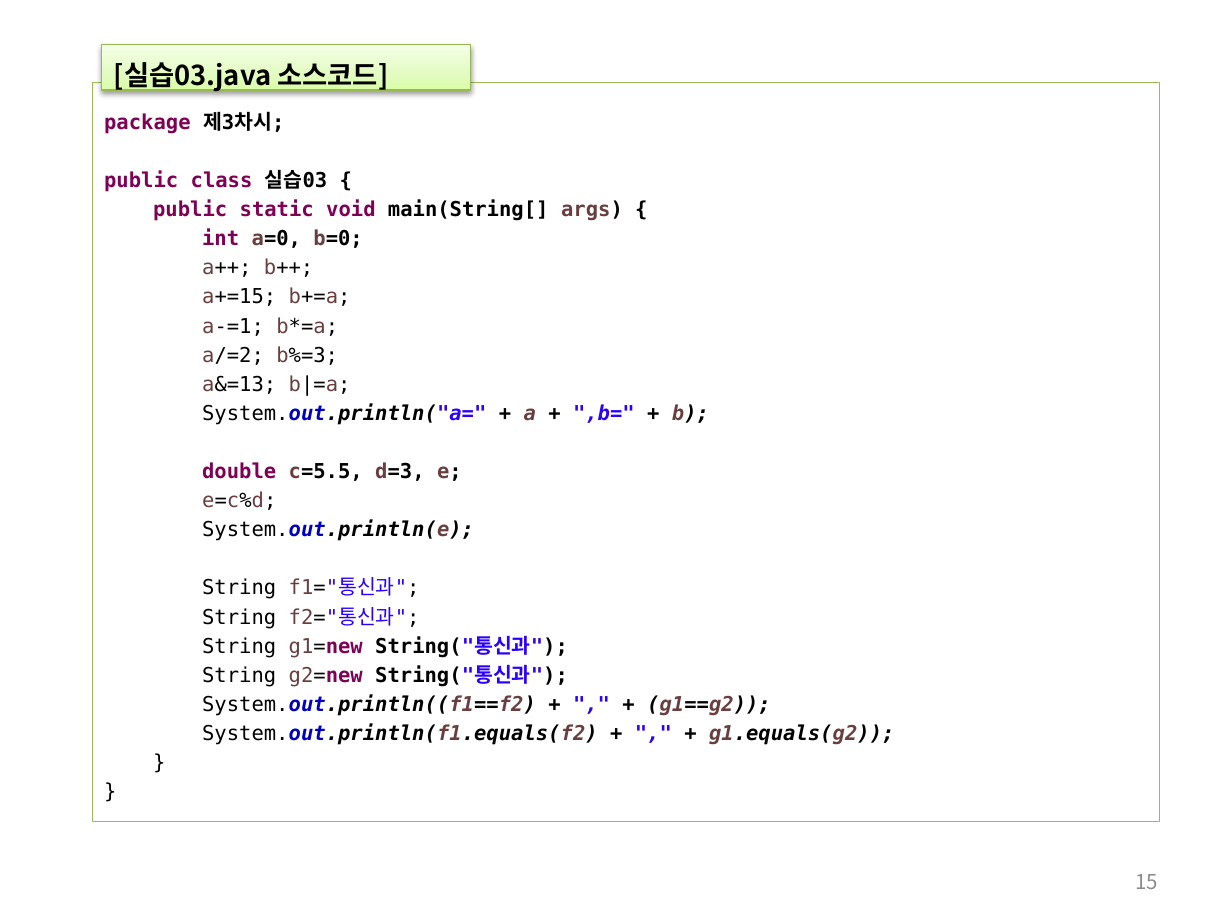
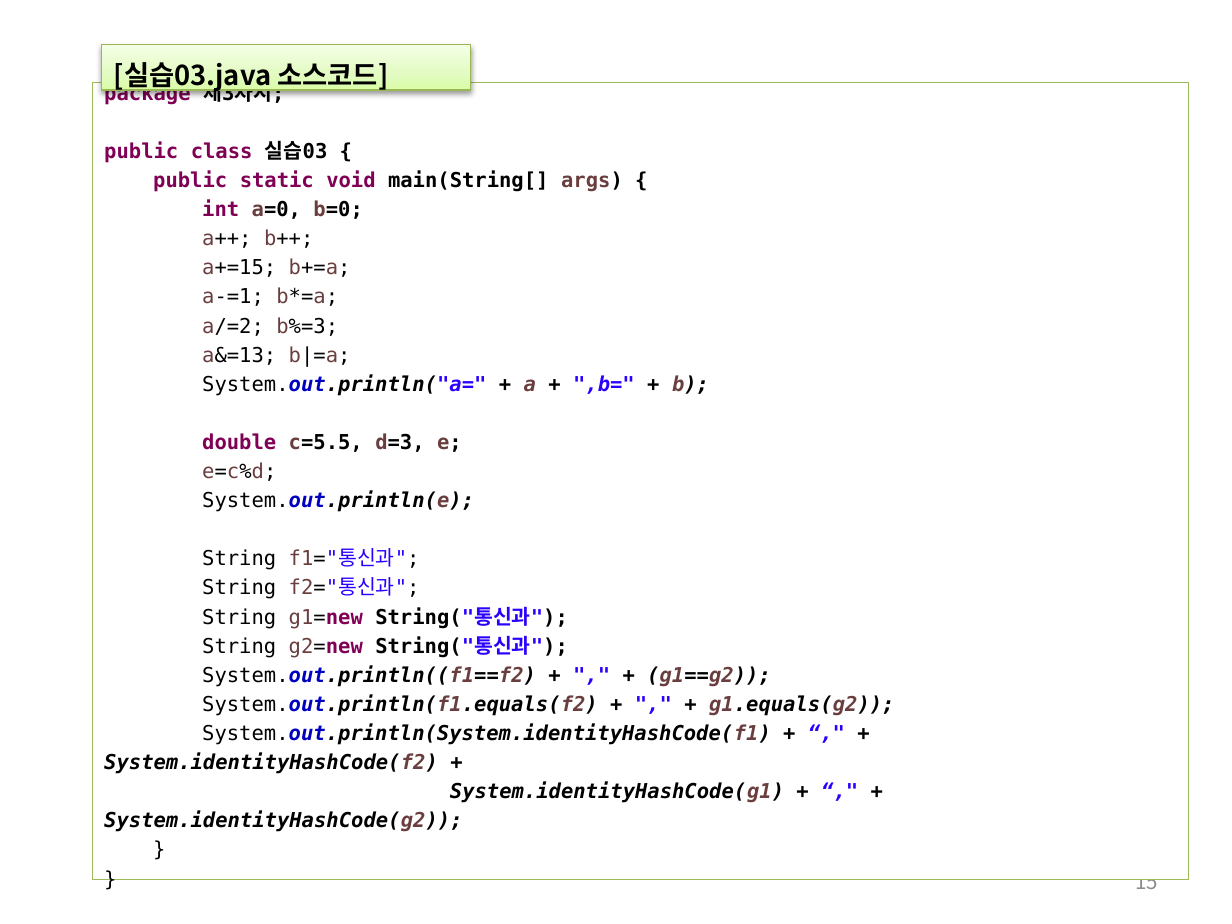
Before and after one commit to histime7/2018JavaClassroom, a slide deck: slide 15 of 수업자료/06_자바 기본 문법.pptx. Drawn at 1232x924 pixels with LibreOffice and Linux fonts; fonts in the diff are those of the drawing. Boxes give left, top, right and bottom in pixels: in the first picture for what was removed or moved away, otherwise in the second. Text is boxed around its words. In the diff, an @@ line names an element or a change of style, - is before the commit and + after.

```diff
--- a/수업자료/06_자바 기본 문법.pptx
+++ b/수업자료/06_자바 기본 문법.pptx
@@ rectangle "package 제3차시;": place and size @@
-rectangle "package 제3차시;" at bbox=[92, 83, 1159, 821]
+rectangle "package 제3차시;" at bbox=[92, 83, 1189, 880]
@@ text in rectangle at bbox=[104, 723, 784, 832]: paragraphs added @@
+System.out.println(System.identityHashCode(f1) + “," + System.identityHashCode(f2) +
+System.identityHashCode(g1) + “," + System.identityHashCode(g2));
```
Also in this commit, not shown: 3 other slides changed.
